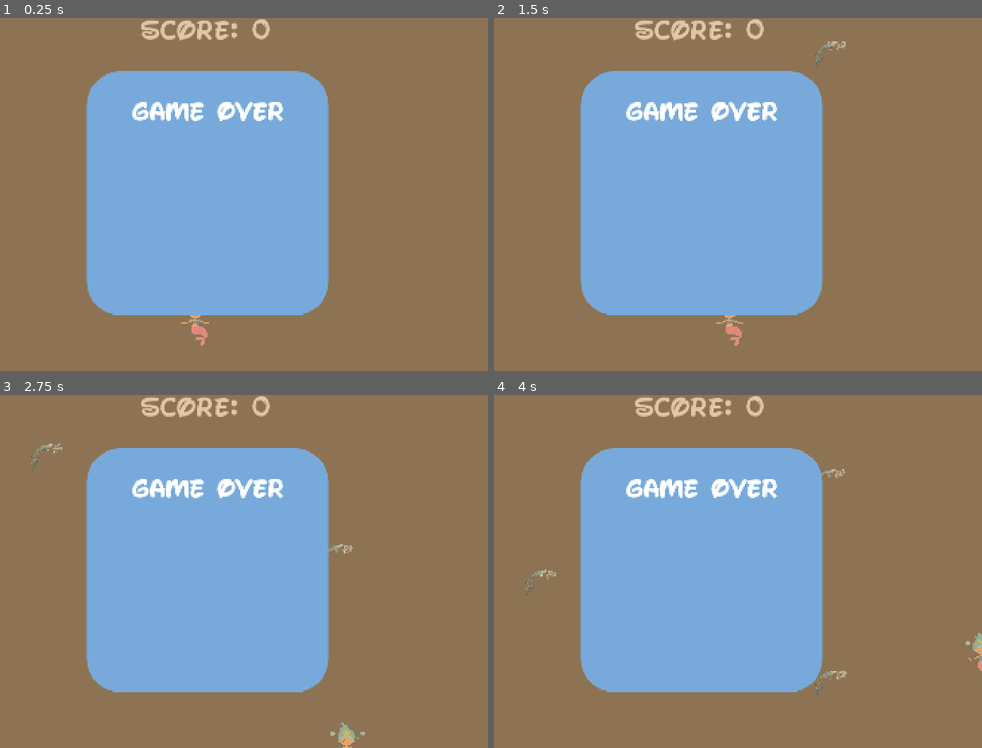
Above: before the commit, frames 1-4 (two rows, left to right).
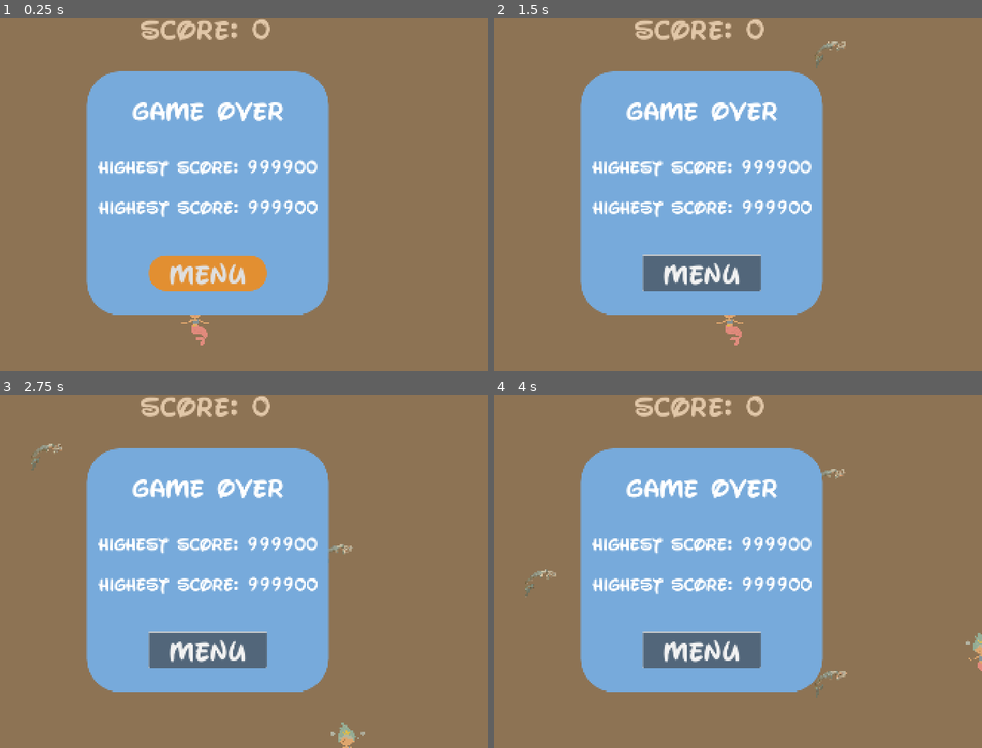
Above: after the commit, the same moments.

Repository: mnurbol-glitch/A-Mermaids-Tale
Game: Godot game, scene res://scenes/Game_Fizza.tscn
Same seed, same stepped clock (60 frames per second), same inputs: the game is played once before the commit and once after it. This scene is started directly instead of the project's main scene.
Inputs (mouse positions are in pixels of both pictures, inside the frame that each line leads up to):
- Up to frame 1 (0.25 s): no input
- Up to frame 2 (1.5 s): click (703, 272) at 0.5 s, where only the run after the commit has a clickable "MENU"; hold Right (move_right) from 1.28 s (still down)
- Up to frame 3 (2.75 s): release Right (move_right) at 2.03 s; hold Down (move_down) from 2.03 s (still down)
- Up to frame 4 (4 s): release Down (move_down) at 2.78 s; hold Right (move_right) 2.78-3.53 s; hold Up (move_up) from 3.53 s (still down)

The runs differ from the first frame. In frame 1, 4.4% of the frame differs, in the area x 20-66%, y 23-78%; in frame 2, 4.7%; in frame 3, 4.7%; in frame 4, 4.7%.

Commit message:
game over scene

Diff:
--- a/a-mermaids-tale-game/scenes/game_over_screen.tscn
+++ b/a-mermaids-tale-game/scenes/game_over_screen.tscn
@@ -12,6 +12,21 @@
 [sub_resource type="LabelSettings" id="LabelSettings_61w2s"]
 font = ExtResource("1_iwahs")
 font_size = 75
+
+[sub_resource type="LabelSettings" id="LabelSettings_iwahs"]
+font = ExtResource("1_iwahs")
+font_size = 50
+
+[sub_resource type="LabelSettings" id="LabelSettings_jw6e5"]
+font = ExtResource("1_iwahs")
+font_size = 50
+
+[sub_resource type="StyleBoxFlat" id="StyleBoxFlat_wa2qn"]
+bg_color = Color(0.88521683, 0.5589314, 0.19266084, 1)
+corner_radius_top_left = 50
+corner_radius_top_right = 50
+corner_radius_bottom_right = 50
+corner_radius_bottom_left = 50
 
 [node name="GameOverScreen" type="Control" unique_id=577975118]
 layout_mode = 3
@@ -61,14 +76,52 @@
 
 [node name="HighScore" type="Label" parent="Panel" unique_id=1440444997]
 layout_mode = 1
-anchors_preset = 5
+anchors_preset = 8
 anchor_left = 0.5
+anchor_top = 0.5
 anchor_right = 0.5
-offset_left = -225.0
-offset_top = 85.0
-offset_right = 225.0
-offset_bottom = 208.0
+anchor_bottom = 0.5
+offset_left = -320.5
+offset_top = -98.5
+offset_right = 320.5
+offset_bottom = 24.5
 grow_horizontal = 2
-text = "Game Over
-"
-label_settings = SubResource("LabelSettings_61w2s")
+grow_vertical = 2
+text = "HIGHEST SCORE: 999900"
+label_settings = SubResource("LabelSettings_iwahs")
+horizontal_alignment = 1
+
+[node name="Score" type="Label" parent="Panel" unique_id=1636339165]
+layout_mode = 1
+anchors_preset = 8
+anchor_left = 0.5
+anchor_top = 0.5
+anchor_right = 0.5
+anchor_bottom = 0.5
+offset_left = -319.5
+offset_top = 21.49997
+offset_right = 321.5
+offset_bottom = 144.5
+grow_horizontal = 2
+grow_vertical = 2
+text = "HIGHEST SCORE: 999900"
+label_settings = SubResource("LabelSettings_jw6e5")
+horizontal_alignment = 1
+
+[node name="Button" type="Button" parent="Panel" unique_id=67005633]
+layout_mode = 1
+anchors_preset = 7
+anchor_left = 0.5
+anchor_top = 1.0
+anchor_right = 0.5
+anchor_bottom = 1.0
+offset_left = -174.8667
+offset_top = -177.80164
+offset_right = 174.8667
+offset_bottom = -72.0
+grow_horizontal = 2
+grow_vertical = 0
+theme_override_fonts/font = ExtResource("1_iwahs")
+theme_override_font_sizes/font_size = 80
+theme_override_styles/normal = SubResource("StyleBoxFlat_wa2qn")
+text = "MENU"
Not shown, changed: .DS_Store
